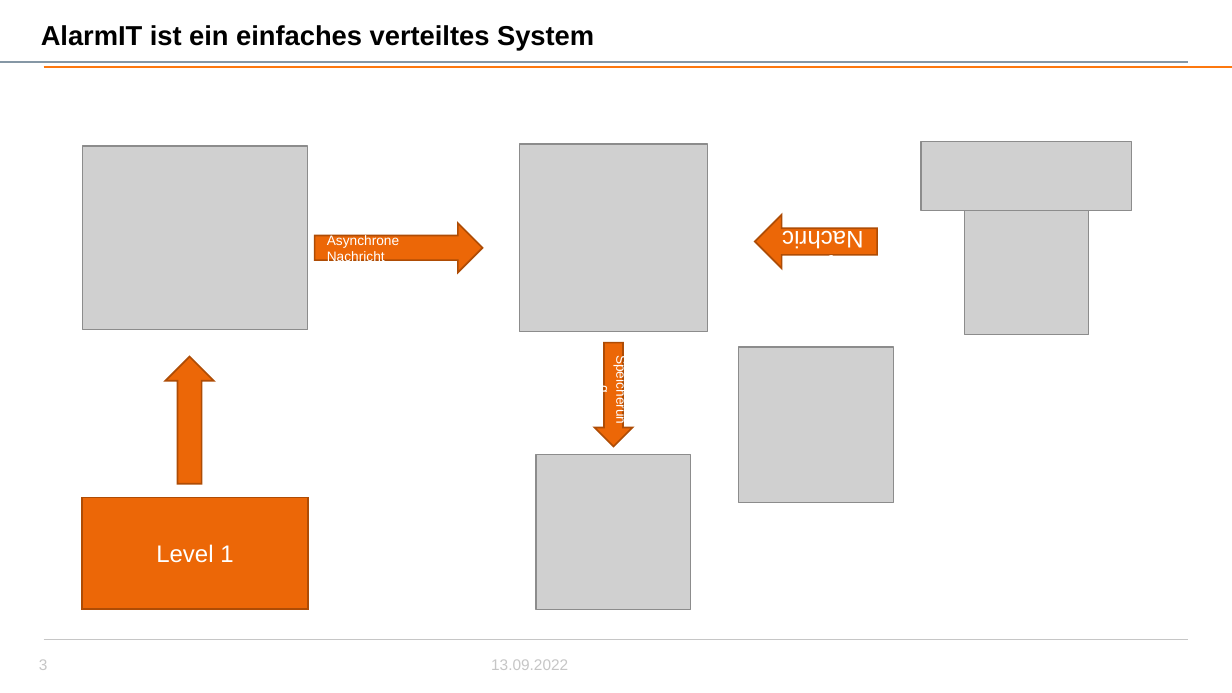
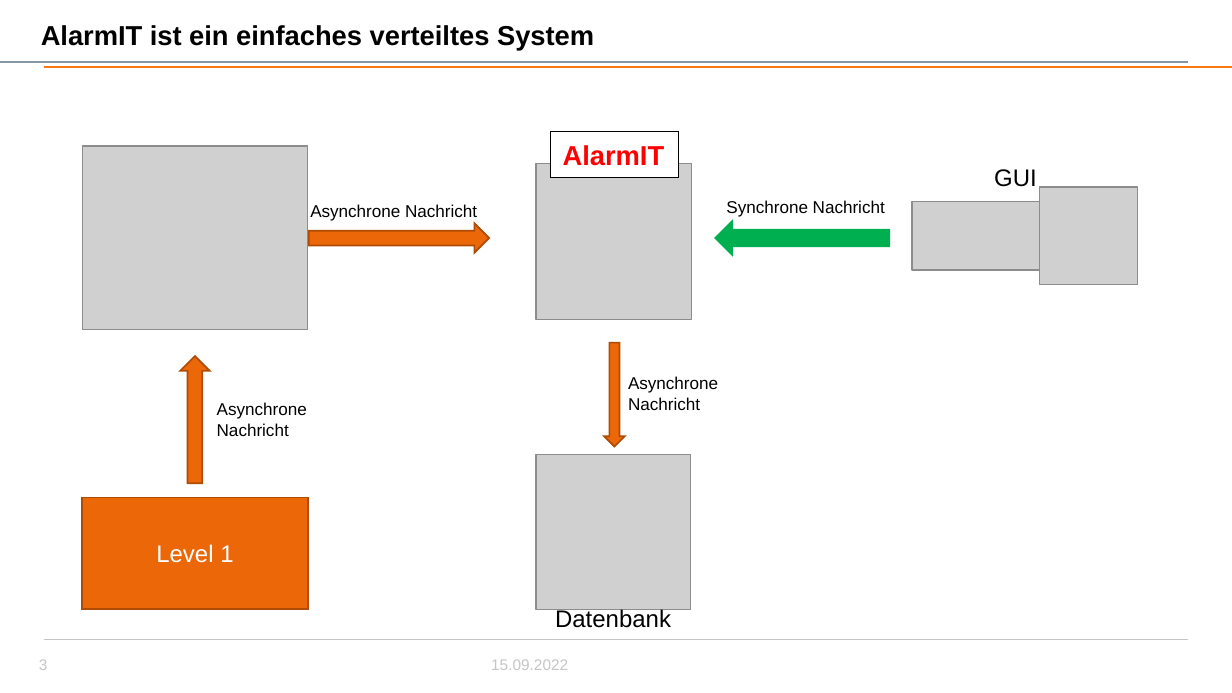
Before and after one commit to JeremiePlanta/testtest, a slide deck: slide 3 of KommunikationVerteilteSysteme.pptx. Drawn at 1232x693 pixels with LibreOffice and Linux fonts; fonts in the diff are those of the drawing; grey boxes stand for pictures; background and template pictures are left out. Boxes give left, top, right and bottom in pixels: in the first picture for what was removed or moved away, otherwise in the second. Text is boxed around its words. In the diff, an @@ line names an element or a change of style, - is before the commit and + after.

```diff
--- a/KommunikationVerteilteSysteme.pptx
+++ b/KommunikationVerteilteSysteme.pptx
@@ picture removed at (520, 144, 708, 333) @@
@@ rectangle added at (551, 132, 679, 177), fill #FFFFFF, outline #000000 0.75 pt, 16 pt, text #FF0000, bold @@
+AlarmIT
@@ picture: place and size @@
-picture at (738, 347, 893, 503)
+picture at (536, 164, 691, 319)
@@ text added at (994, 169, 1037, 187), 14 pt, text #000000 @@
+GUI
@@ text "Asynchrone Nachricht": place and size @@
-text "Asynchrone Nachricht" at (314, 223, 482, 272)
+text "Asynchrone Nachricht" at (310, 204, 477, 221)
@@ text "Asynchrone Nachricht" at (310, 204, 477, 221): size 8 to 10 pt, text colour #FFFFFF to #000000; vertical alignment middle to top; fill #EC6707 to none; outline #AF4C05 1 pt to none @@
@@ text added at (726, 200, 885, 217), 10 pt, text #000000 @@
+Synchrone Nachricht
@@ picture: place and size @@
-picture at (922, 142, 1132, 211)
+picture at (912, 201, 1122, 270)
@@ picture: place and size @@
-picture at (965, 211, 1089, 335)
+picture at (1040, 187, 1137, 285)
@@ right arrow added at (309, 223, 489, 253), fill #EC6707, outline #AF4C05 1 pt @@
@@ left arrow added at (716, 222, 890, 255), fill #00B050, outline #00B050 1 pt @@
@@ right arrow removed at (755, 214, 877, 267) @@
-Sync Nachricht
@@ right arrow: place and size @@
-right arrow at (165, 356, 213, 483)
+right arrow at (180, 357, 210, 484)
@@ text in right arrow at (604, 343, 625, 447): text removed @@
-Speicherung
@@ right arrow: place and size @@
-right arrow at (594, 343, 633, 447)
+right arrow at (604, 343, 625, 447)
@@ text added at (628, 376, 718, 410), 10 pt, text #000000 @@
+Asynchrone
+Nachricht
@@ text added at (217, 402, 307, 436), 10 pt, text #000000 @@
+Asynchrone
+Nachricht
@@ text added at (555, 608, 671, 628), 14 pt, text #000000 @@
+Datenbank
@@ text at (491, 659, 568, 670): text changed @@
-13.09.2022
+15.09.2022
```
Also in this commit, not shown: 10 other slides changed, 2 slides added, 1 slide removed.
